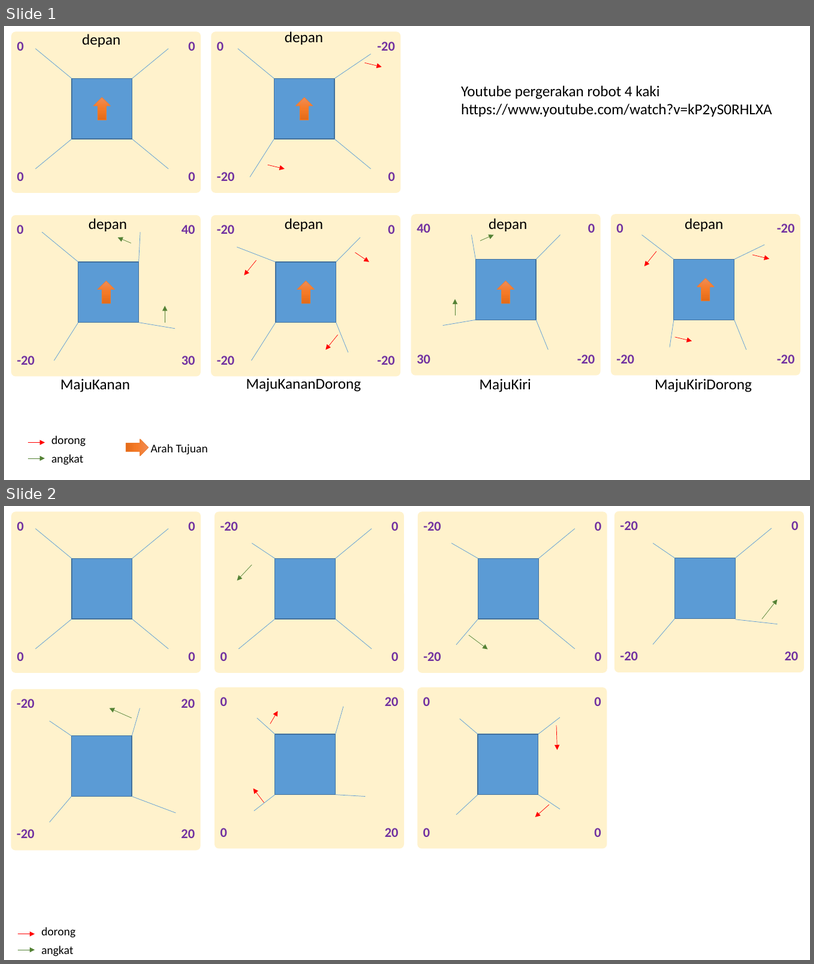
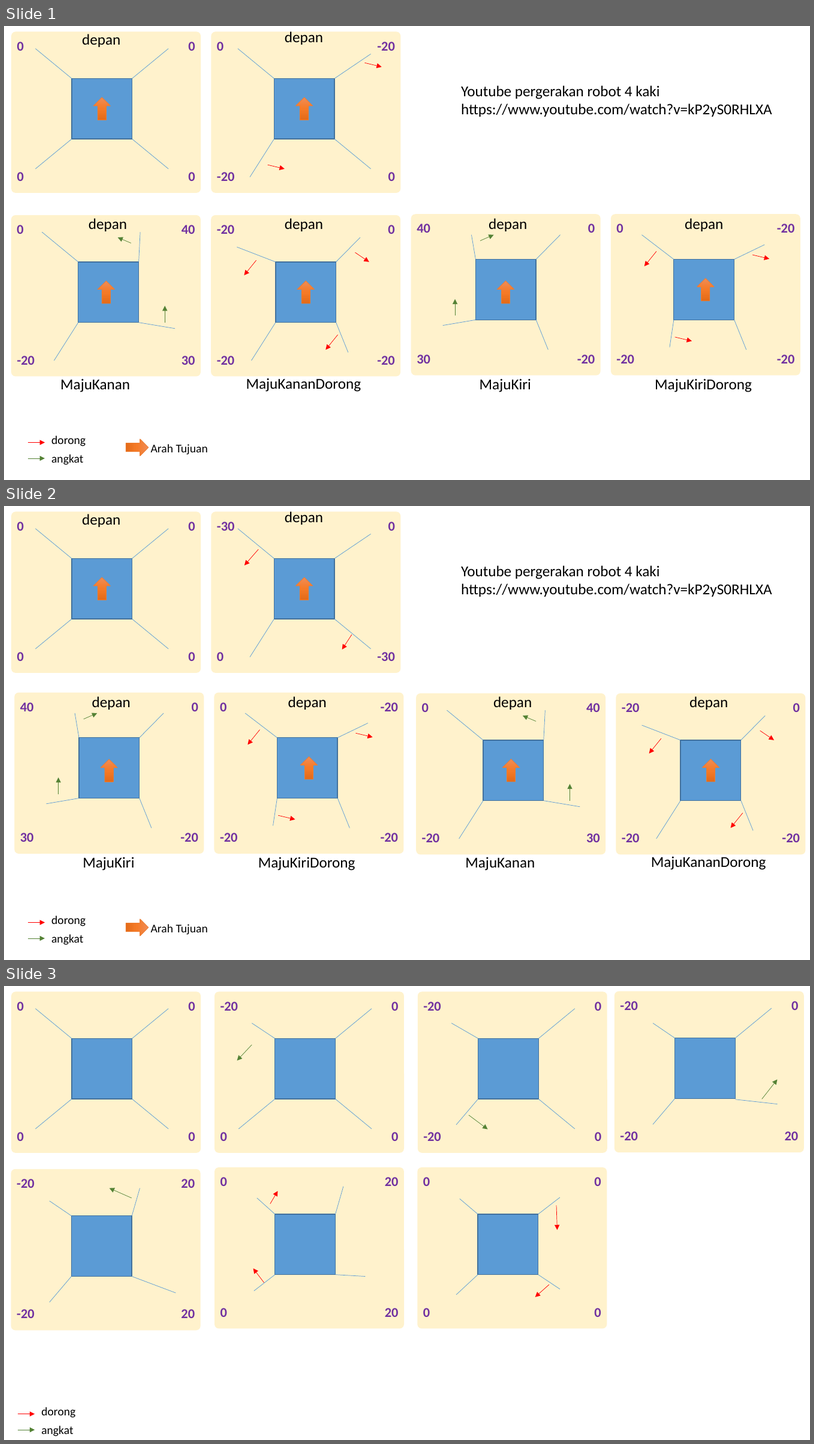
Before and after one commit to teknikelektromdp/krsri2022, a slide deck: posisi kaki.pptx. Shown one above the other, each under a label of ours: slides 1 and 2 before the commit, slides 1, 2 and 3 after it. The pictures are 814x964 and 814x1444 pixels, drawn with LibreOffice and Linux fonts; fonts in the diff are those of the drawing. Boxes give left, top, right and bottom in pixels: in the first picture for what was removed or moved away, otherwise in the second. Text is boxed around its words. In the diff, an @@ line names an element or a change of style, - is before the commit and + after.

```diff
--- a/posisi kaki.pptx
+++ b/posisi kaki.pptx
@@ slide 2 added at <box>4,506,810,960</box>, background #FFFFFF @@
@@ text added at <box>82,514,120,527</box>, 18 pt, text #000000 @@
+depan
@@ text added at <box>285,510,323,525</box>, 18 pt, text #000000 @@
+depan
@@ up arrow added at <box>93,577,110,600</box>, fill gradient #F18C57 to #F67B28 to #E56C19, outline #ED7D31 0.5 pt @@
@@ up arrow added at <box>296,577,313,600</box>, fill gradient #F18C57 to #F67B28 to #E56C19, outline #ED7D31 0.5 pt @@
@@ text added at <box>461,565,773,597</box>, 18 pt, text #000000 @@
+Youtube pergerakan robot 4 kaki
+https://www.youtube.com/watch?v=kP2yS0RHLXA
@@ group added at <box>11,511,201,672</box>: 4 texts, 4 lines, 1 rounded rectangle, 1 rectangle @@
+0
+0
+0
+0
@@ group added at <box>212,511,401,672</box>: 4 texts, 4 lines, 2 arrows, 1 rounded rectangle, 1 rectangle @@
+0
+-30
+-30
+0
@@ group added at <box>14,693,404,870</box>: 12 texts, 8 lines, 5 arrows, 2 rounded rectangles, 2 rectangles, 2 up arrows @@
+0
+-20
+40
+30
+-20
+-20
+0
+-20
+MajuKiriDorong
+MajuKiri
+depan
+depan
@@ group added at <box>417,693,806,870</box>: 12 texts, 8 lines, 5 arrows, 2 rounded rectangles, 2 rectangles, 2 up arrows @@
+40
+30
+0
+-20
+0
+-20
+-20
+-20
+MajuKananDorong
+MajuKanan
+depan
+depan
@@ text added at <box>51,915,86,926</box>, 14 pt, text #000000 @@
+dorong
@@ up arrow added at <box>126,919,148,936</box>, fill gradient #F18C57 to #F67B28 to #E56C19, outline #ED7D31 0.5 pt @@
@@ arrow added from (28, 922) to (45, 922), #FF0000 0.5 pt @@
@@ text added at <box>51,934,83,945</box>, 14 pt, text #000000 @@
+angkat
@@ text added at <box>151,924,208,934</box>, 14 pt, text #000000 @@
+Arah Tujuan
@@ arrow added from (28, 938) to (45, 938), #548235 0.5 pt @@
@@ what was slide 2 is now slide 3 @@
```
Also in this commit, not shown: 23 other files.
